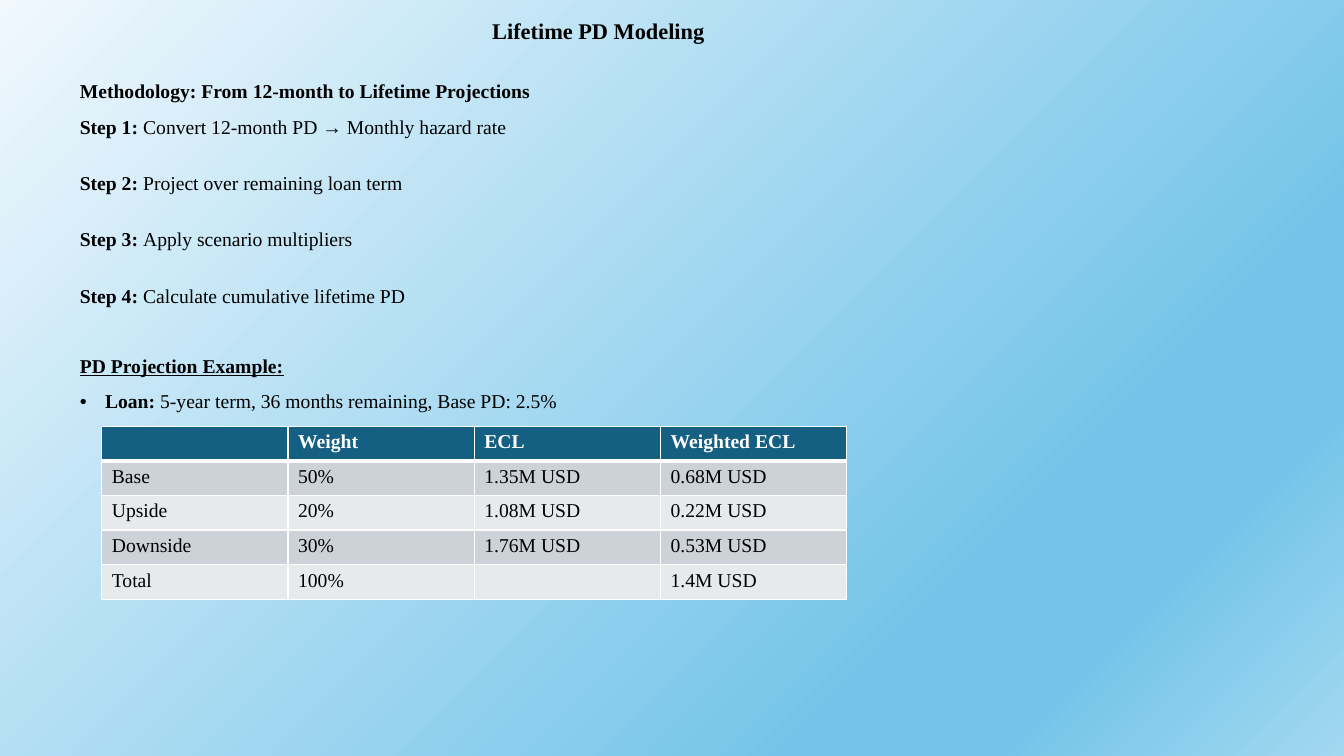
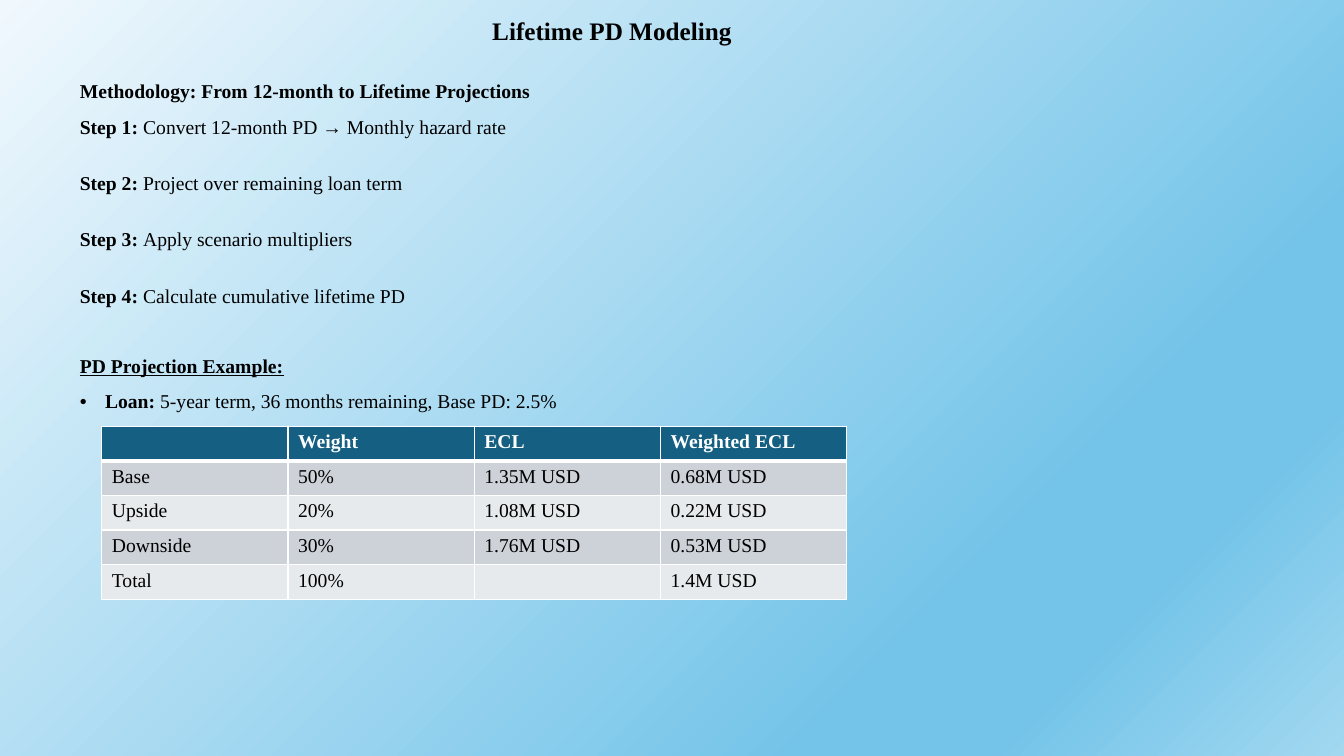
Before and after one commit to sampathkore4444/IFRS9-Engine, a slide deck: slide 7 of IFRS Engine.pptx. Drawn at 1344x756 pixels with LibreOffice and Linux fonts; fonts in the diff are those of the drawing. Boxes give left, top, right and bottom in pixels: in the first picture for what was removed or moved away, otherwise in the second. Text is boxed around its words. In the diff, an @@ line names an element or a change of style, - is before the commit and + after.

```diff
--- a/IFRS Engine.pptx
+++ b/IFRS Engine.pptx
@@ title "Lifetime PD Modeling" at <box>492,22,731,46</box>: size 16 to 18 pt @@
```
Also in this commit, not shown: 9 other slides changed, 1 other file.
